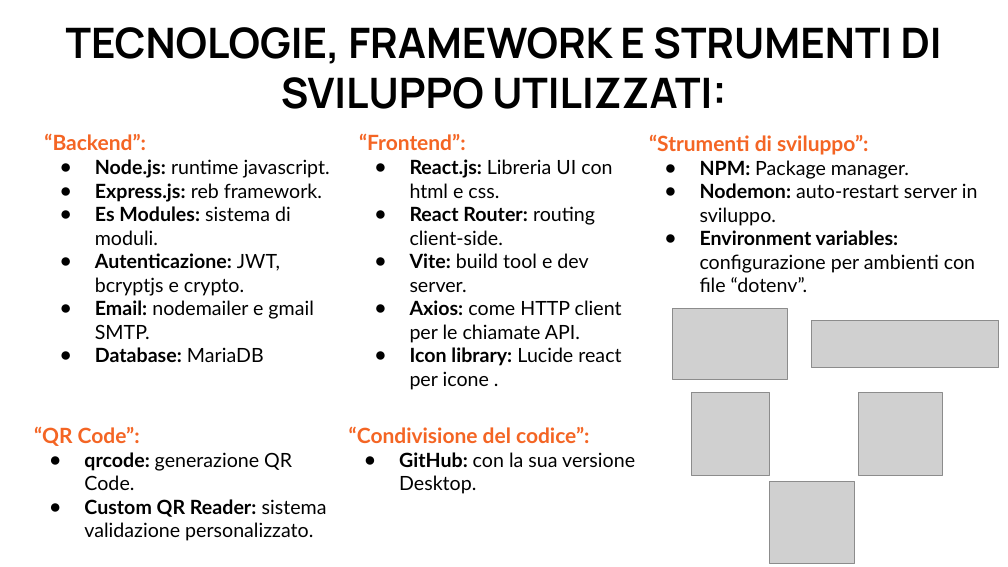
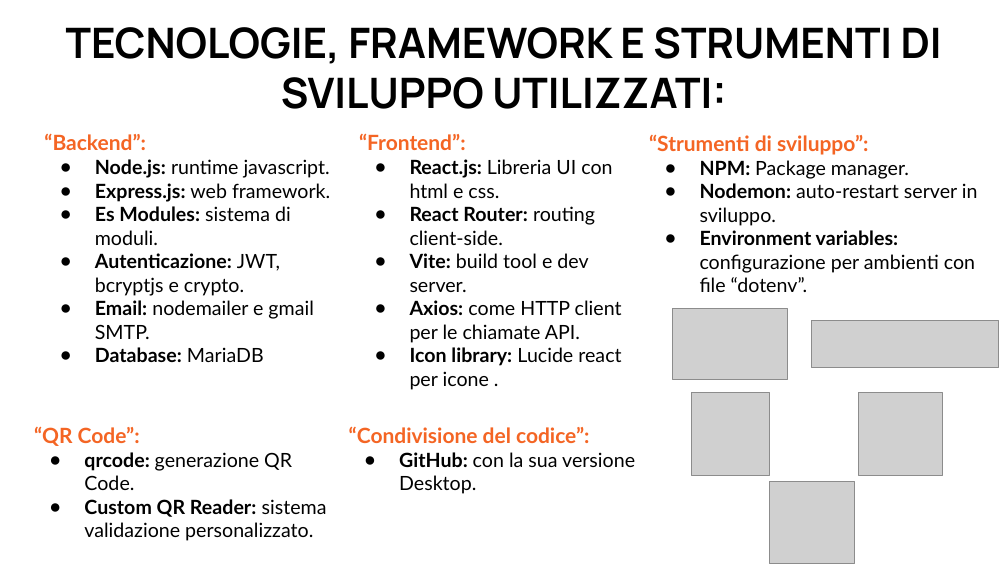
Before and after one commit to tabi-star/Progetto-tecnologie-internet, a slide deck: slide 6 of Presentazione_progetto_TI.pptx. Drawn at 1008x567 pixels with LibreOffice and Linux fonts; fonts in the diff are those of the drawing; grey boxes stand for pictures. Boxes give left, top, right and bottom in pixels: in the first picture for what was removed or moved away, otherwise in the second. Text is boxed around its words. In the diff, an @@ line names an element or a change of style, - is before the commit and + after.

```diff
--- a/Presentazione_progetto_TI.pptx
+++ b/Presentazione_progetto_TI.pptx
@@ text at <box>95,183,330,202</box>: text changed @@
-● Express.js: reb framework.
+● Express.js: web framework.
```
Also in this commit, not shown: 1 other file.
